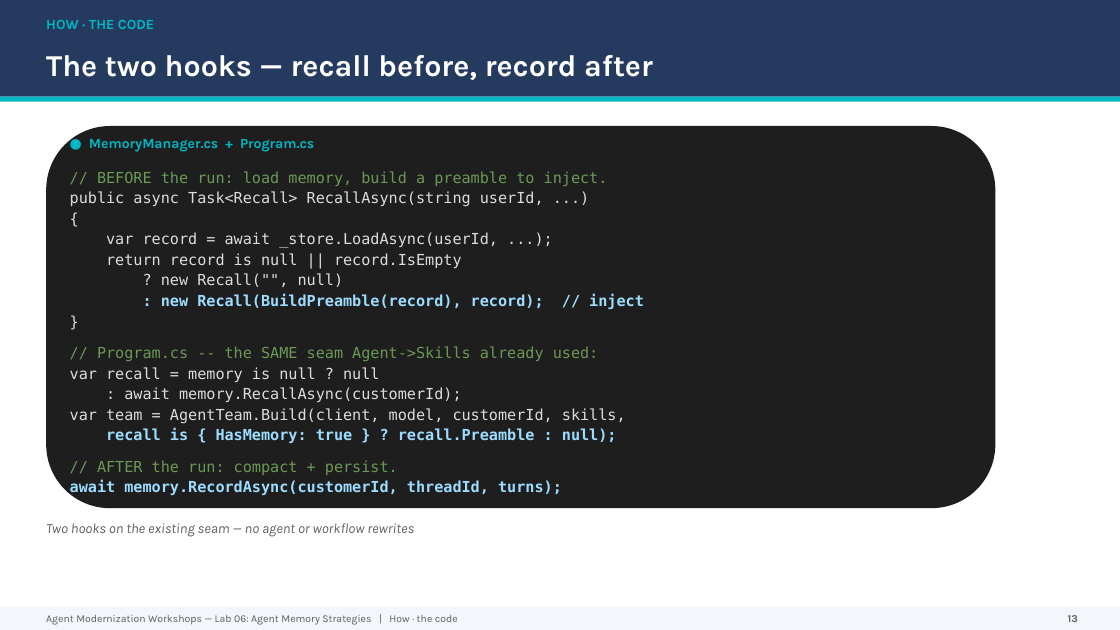
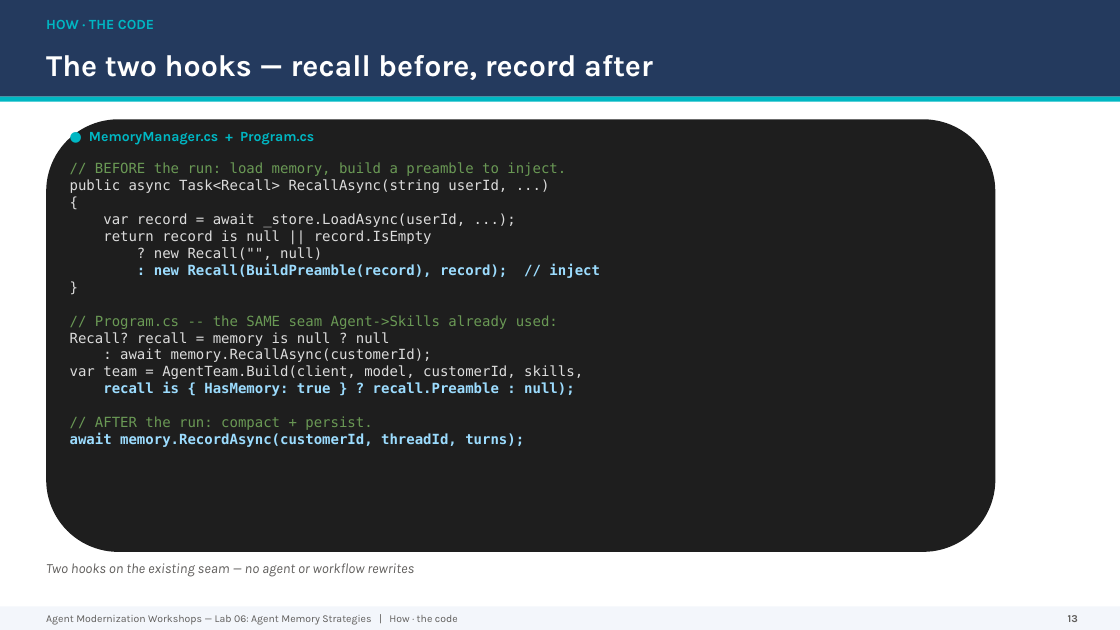
Before and after one commit to bradrlaw/agent-modernization-workshops, a slide deck: slide 13 of labs/lab06-multi-agent/presentation/Lab06-Agent-Memory-Strategies.pptx. Drawn at 1120x630 pixels with LibreOffice and Linux fonts; fonts in the diff are those of the drawing. Boxes give left, top, right and bottom in pixels: in the first picture for what was removed or moved away, otherwise in the second. Text is boxed around its words. In the diff, an @@ line names an element or a change of style, - is before the commit and + after.

```diff
--- a/labs/lab06-multi-agent/presentation/Lab06-Agent-Memory-Strategies.pptx
+++ b/labs/lab06-multi-agent/presentation/Lab06-Agent-Memory-Strategies.pptx
@@ rounded rectangle: place and size @@
-rounded rectangle at [46, 126, 996, 508]
+rounded rectangle at [46, 119, 996, 552]
@@ text "● MemoryManager.cs + Program.cs": place and size @@
-text "● MemoryManager.cs + Program.cs" at [89, 139, 314, 152]
+text "● MemoryManager.cs + Program.cs" at [89, 132, 314, 145]
@@ text at [70, 162, 600, 447]: size 13 to 12 pt; line spacing 1 to 14.5pt; less space between paragraphs @@
@@ text "// BEFORE the run: load ...": place and size @@
-text "// BEFORE the run: load ..." at [70, 171, 644, 497]
+text "// BEFORE the run: load ..." at [70, 162, 600, 447]
@@ text at [70, 332, 390, 346]: text changed; size 13 to 12 pt @@
-var recall = memory is null ? null
+Recall? recall = memory is null ? null
@@ text "Two hooks on the existing ...": place and size @@
-text "Two hooks on the existing ..." at [46, 523, 414, 537]
+text "Two hooks on the existing ..." at [46, 563, 414, 577]
```
Also in this commit, not shown: 2 other slides changed.
